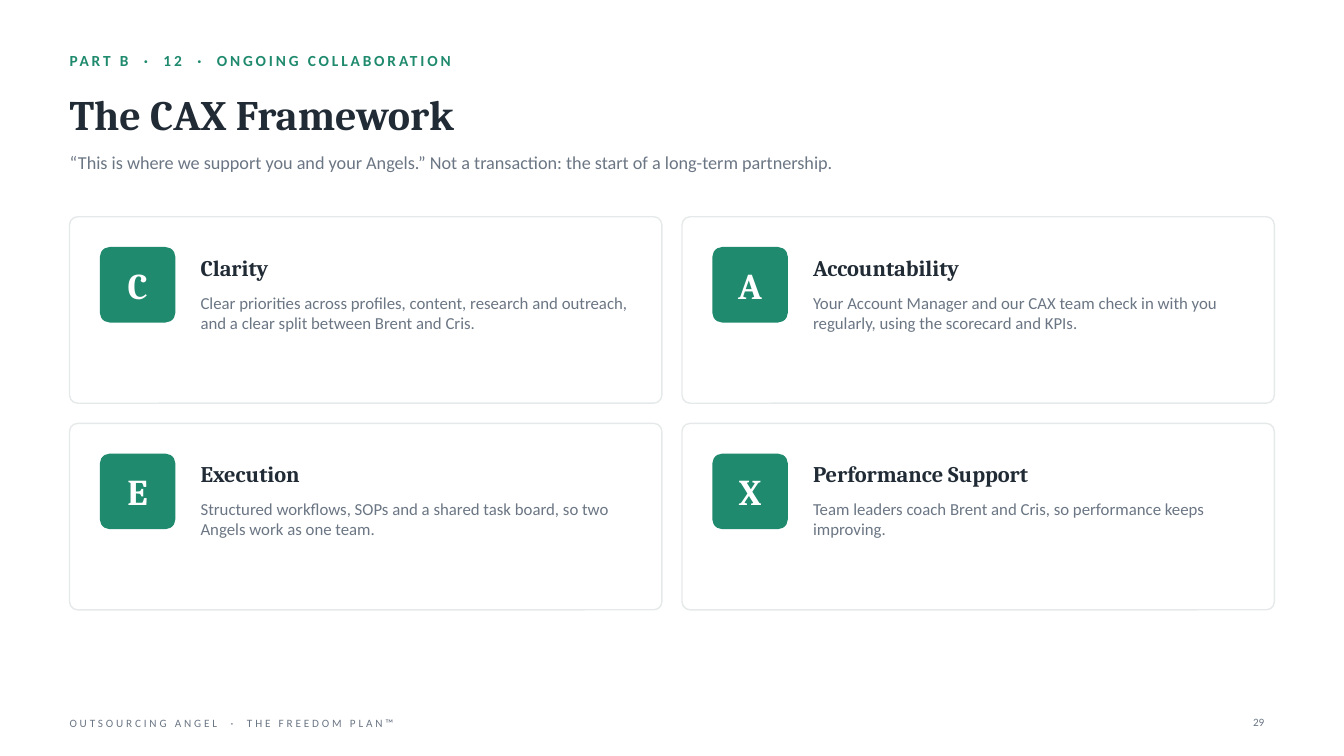
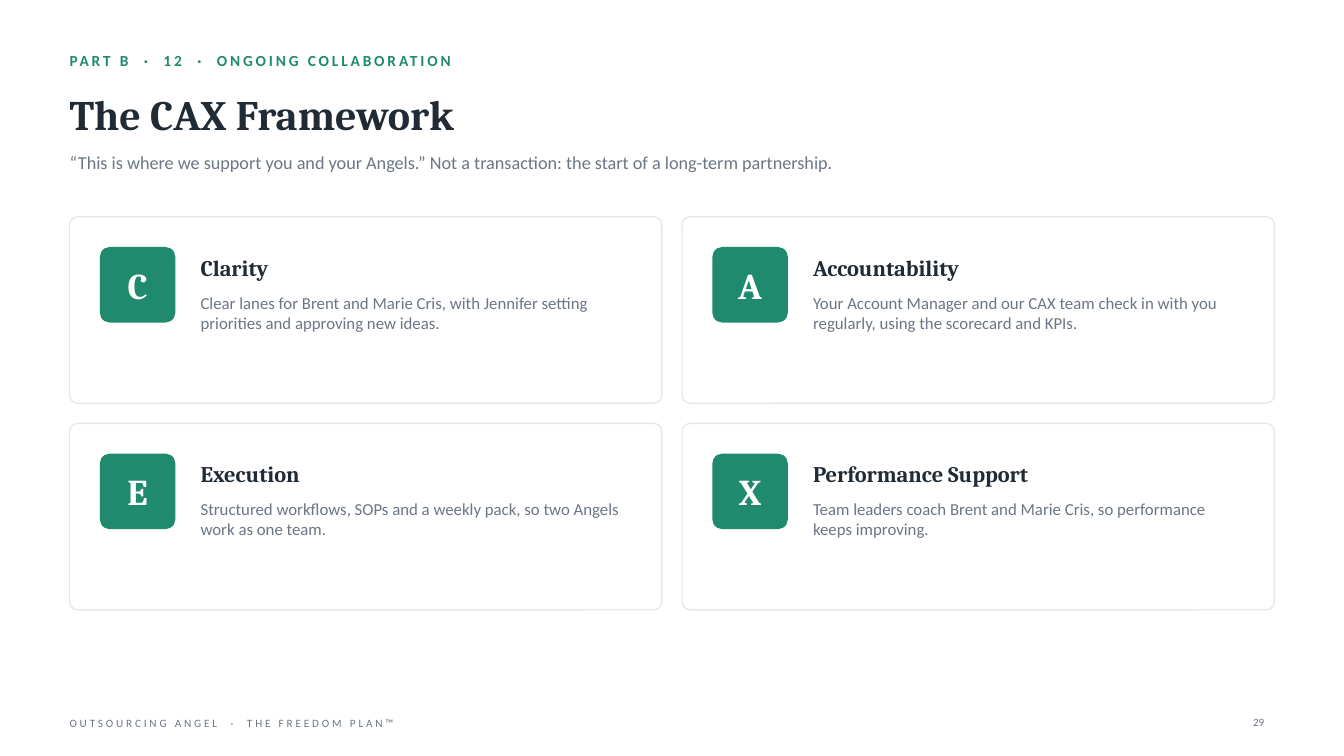
Before and after one commit to gail-gif/OA, a slide deck: slide 29 of Jennifer_Olivares_Freedom_Plan.pptx. Drawn at 1344x756 pixels with LibreOffice and Linux fonts; fonts in the diff are those of the drawing. Boxes give left, top, right and bottom in pixels: in the first picture for what was removed or moved away, otherwise in the second. Text is boxed around its words. In the diff, an @@ line names an element or a change of style, - is before the commit and + after.

```diff
--- a/Jennifer_Olivares_Freedom_Plan.pptx
+++ b/Jennifer_Olivares_Freedom_Plan.pptx
@@ text at [201, 297, 588, 332]: text changed @@
-Clear priorities across profiles, content, research and outreach, and a clear split between Brent and Cris.
+Clear lanes for Brent and Marie Cris, with Jennifer setting priorities and approving new ideas.
@@ text at [201, 503, 619, 535]: text changed @@
-Structured workflows, SOPs and a shared task board, so two Angels work as one team.
+Structured workflows, SOPs and a weekly pack, so two Angels work as one team.
@@ text at [813, 503, 1205, 538]: text changed @@
-Team leaders coach Brent and Cris, so performance keeps improving.
+Team leaders coach Brent and Marie Cris, so performance keeps improving.
```
Also in this commit, not shown: 27 other slides changed, 6 other files.
